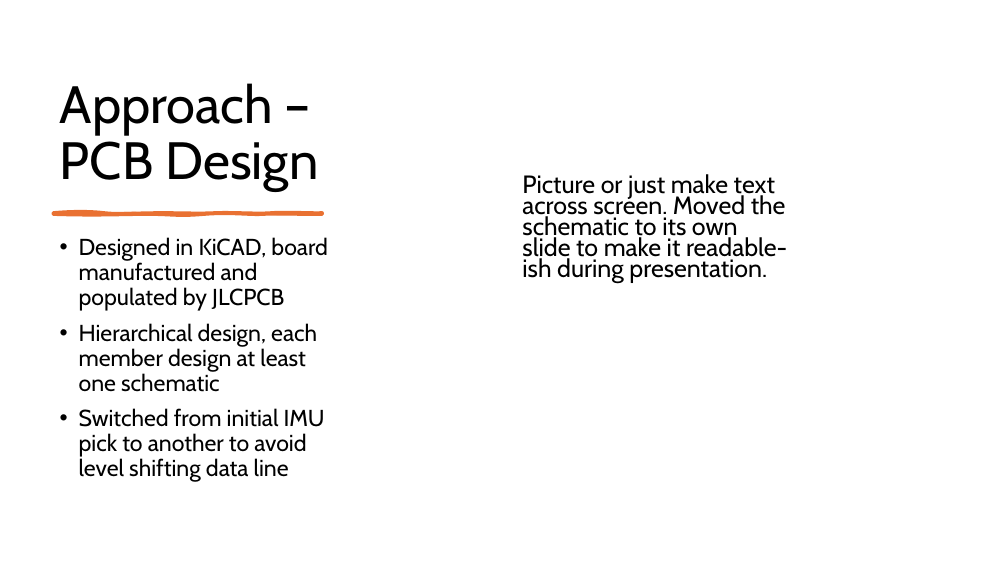
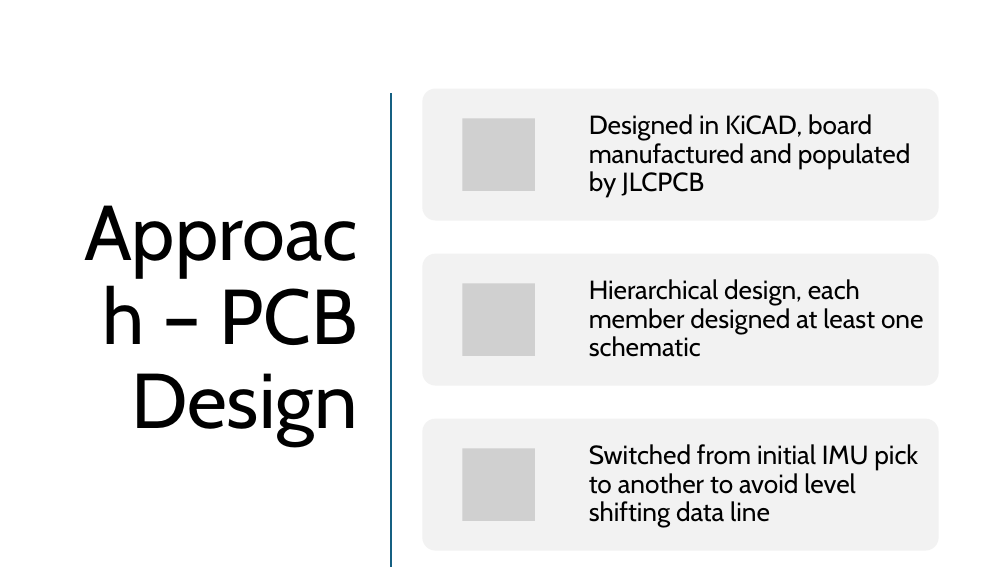
Before and after one commit to Tannyr-Singleterry/ECE590_SeniorDesign, a slide deck: slide 9 of Documents/FInal Presentation/Final_Presentation.pptx. Drawn at 1008x567 pixels with LibreOffice and Linux fonts; fonts in the diff are those of the drawing; grey boxes stand for pictures. Boxes give left, top, right and bottom in pixels: in the first picture for what was removed or moved away, otherwise in the second. Text is boxed around its words. In the diff, an @@ line names an element or a change of style, - is before the commit and + after.

Commit message:
updated MCU,PCB design, and budget slides

```diff
--- a/Documents/FInal Presentation/Final_Presentation.pptx
+++ b/Documents/FInal Presentation/Final_Presentation.pptx
@@ title "Approach – PCB Design": place and size @@
-title "Approach – PCB Design" at (60,83,318,191)
+title "Approach – PCB Design" at (131,288,358,444)
@@ title "Approach – PCB Design" at (131,288,358,444): size 50 to 74 pt; alignment left to right; vertical alignment bottom to middle @@
@@ line added from (391, 94) to (391, 566), #E97132 2 pt @@
@@ text removed at (522,174,787,282) @@
-Picture or just make text across screen. Moved the schematic to its own slide to make it readable-ish during presentation.
@@ freeform shape removed at (53,212,322,214) @@
@@ text removed at (79,237,327,482) @@
-• Designed in KiCAD, board manufactured and populated by JLCPCB
-• Hierarchical design, each member design at least one schematic
-• Switched from initial IMU pick to another to avoid level shifting data line
@@ group added at (423,88,939,551): 3 rounded rectangles, 3 pictures, 3 texts @@
+Designed in KiCAD, board manufactured and populated by JLCPCB
+Hierarchical design, each member designed at least one schematic
+Switched from initial IMU pick to another to avoid level shifting data line
```
Also in this commit, not shown: 2 other slides changed.
